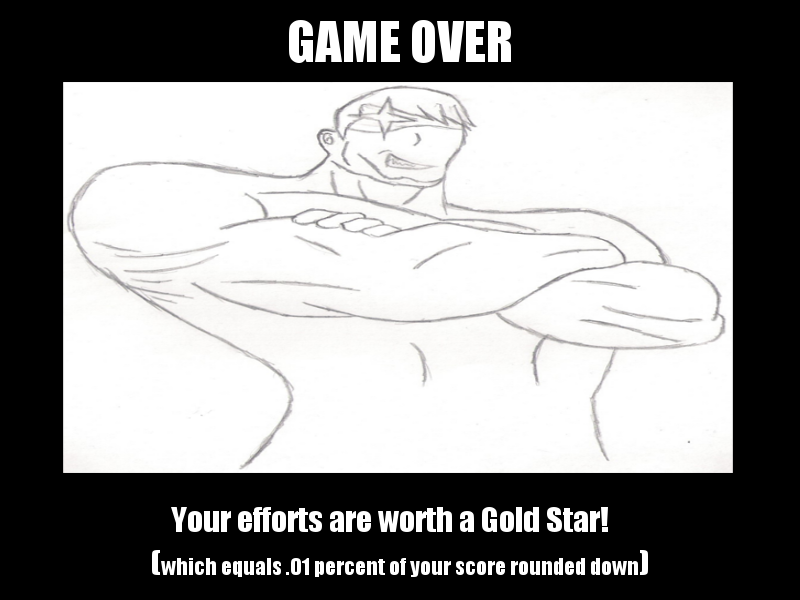
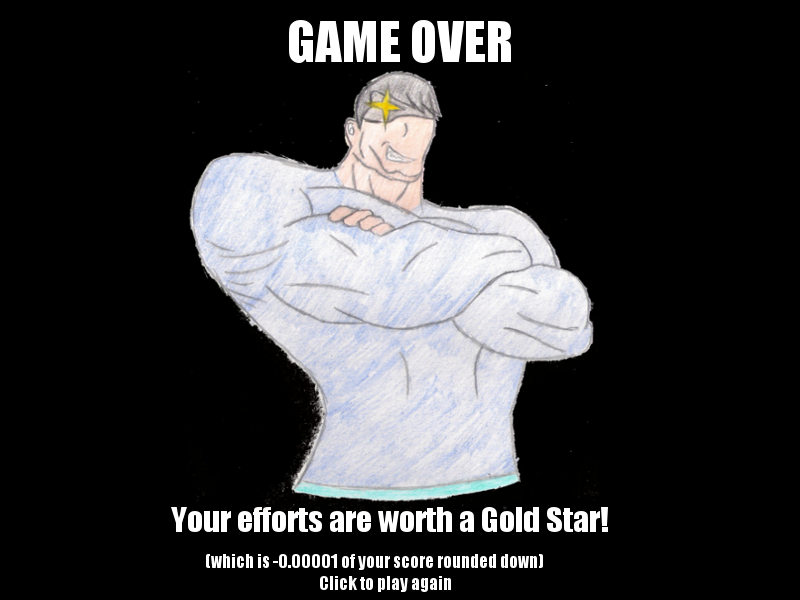
The second 800×600 image is a revision of the first. Changes to its layers:
removed layer "Your efforts are worth a ..." over left=152, top=507, right=648, bottom=577
removed layer "GAME OVE..." over left=293, top=20, right=511, bottom=62
painted on "Background" over left=63, top=20, right=733, bottom=592
